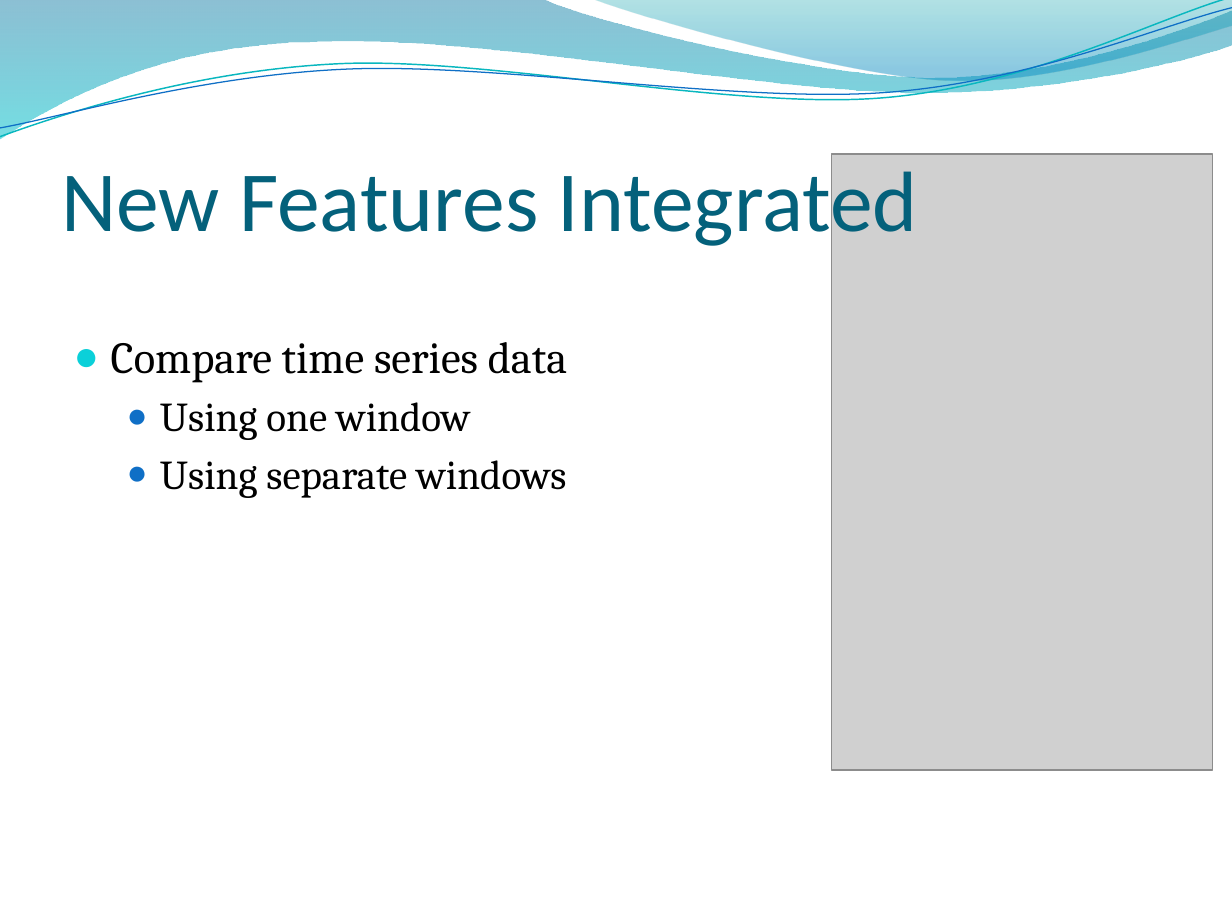
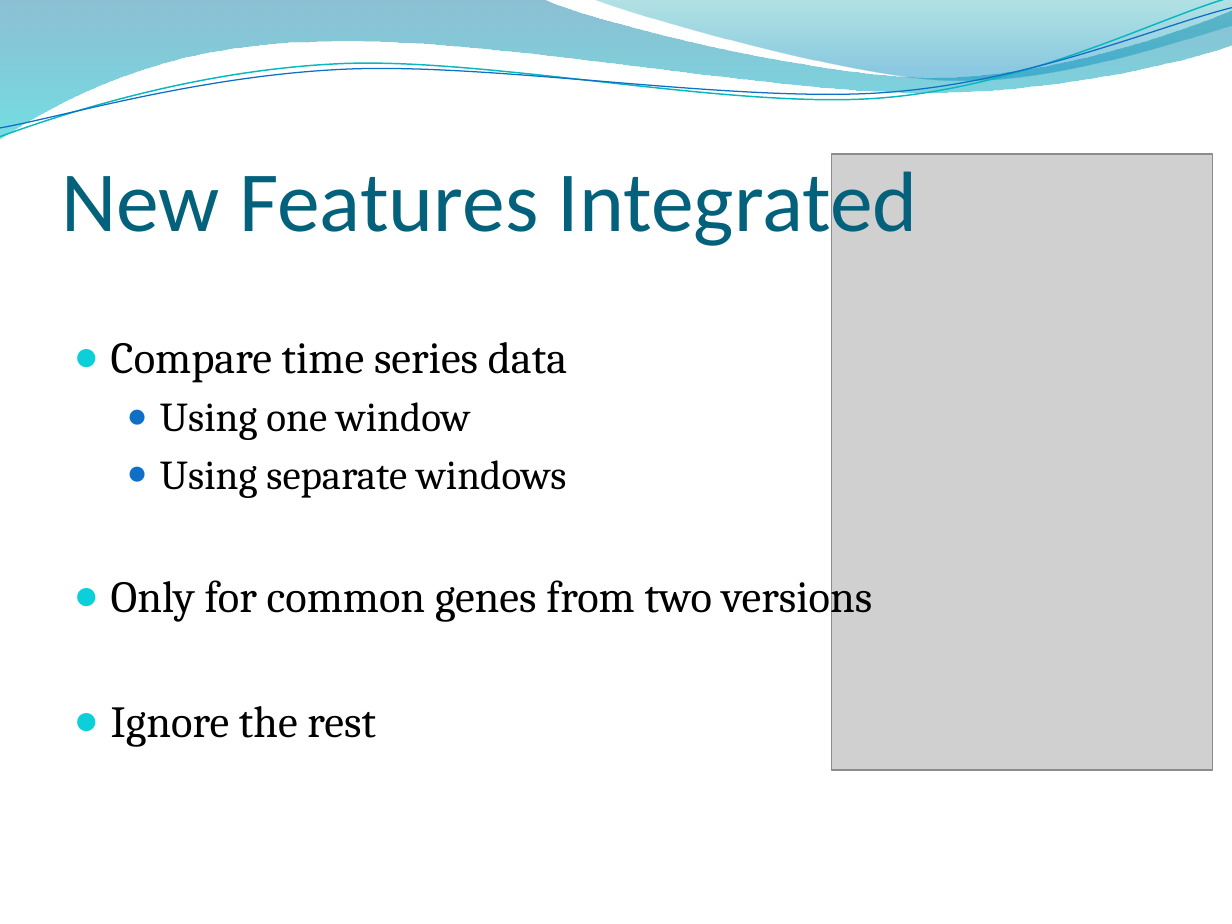
Before and after one commit to linn24/FYP, a slide deck: slide 13 of Documentation/FYP_Oral.pptx (slide 14 before the commit). Drawn at 1232x924 pixels with LibreOffice and Linux fonts; fonts in the diff are those of the drawing; grey boxes stand for pictures; background and template pictures are left out. Boxes give left, top, right and bottom in pixels: in the first picture for what was removed or moved away, otherwise in the second. Text is boxed around its words. In the diff, an @@ line names an element or a change of style, - is before the commit and + after.

```diff
--- a/Documentation/FYP_Oral.pptx
+++ b/Documentation/FYP_Oral.pptx
@@ text at bbox=[111, 571, 873, 747]: paragraphs added @@
+● Only for common genes from two versions
+● Ignore the rest
```
Also in this commit, not shown: 10 other slides changed, 5 slides added, 1 slide removed.
